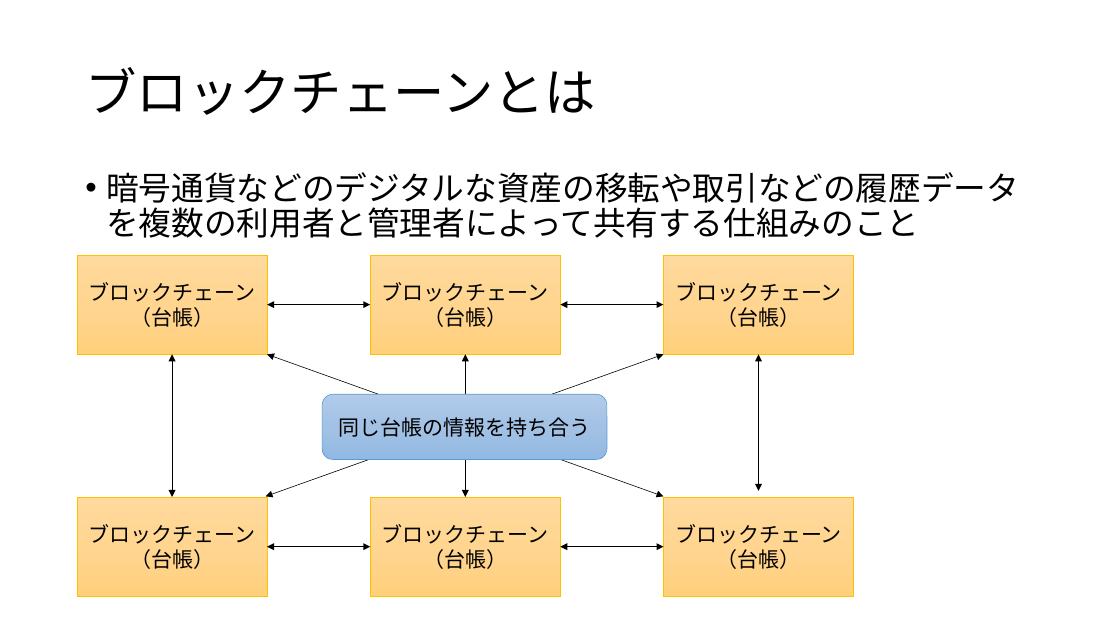
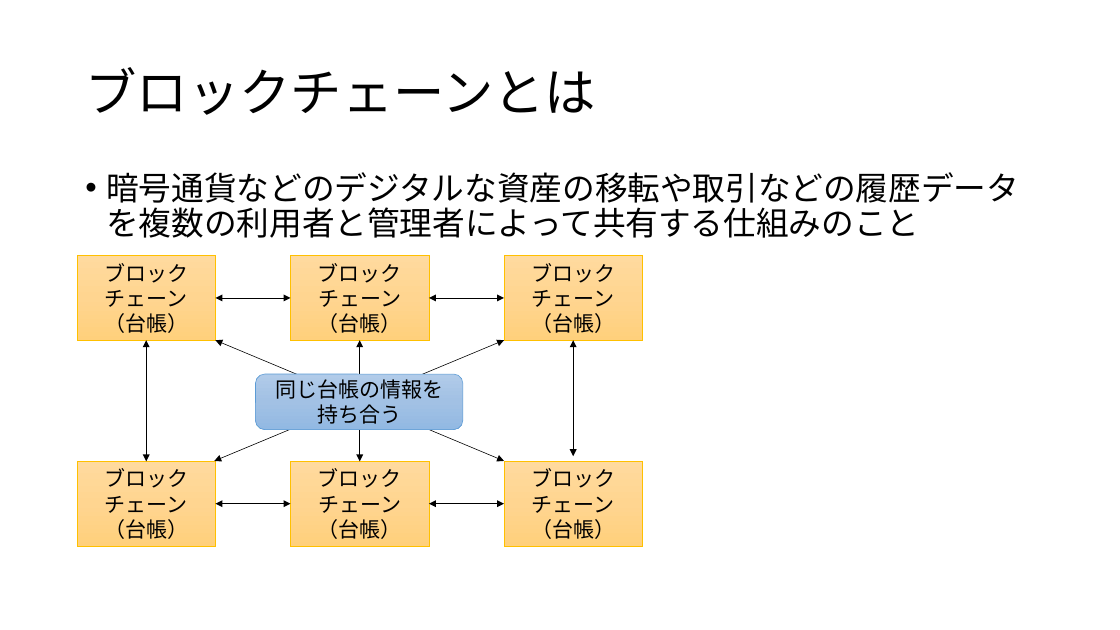
Before and after one commit to HYuta730/study, a slide deck: slide 4 of 発表資料_218K6078_檜山祐太.pptx. Drawn at 1120x630 pixels with LibreOffice and Linux fonts; fonts in the diff are those of the drawing. Boxes give left, top, right and bottom in pixels: in the first picture for what was removed or moved away, otherwise in the second. Text is boxed around its words. In the diff, an @@ line names an element or a change of style, - is before the commit and + after.

```diff
--- a/発表資料_218K6078_檜山祐太.pptx
+++ b/発表資料_218K6078_檜山祐太.pptx
@@ rectangle "ブロックチェーン（台帳）" resized from (x1=77, y1=255, x2=267, y2=354) to (x1=77, y1=255, x2=216, y2=340) @@
@@ rectangle "ブロックチェーン（台帳）" resized from (x1=371, y1=255, x2=560, y2=354) to (x1=291, y1=255, x2=429, y2=340) @@
@@ rectangle "ブロックチェーン（台帳）" resized from (x1=664, y1=255, x2=854, y2=354) to (x1=504, y1=255, x2=643, y2=340) @@
@@ double arrow moved from (371, 305) - (267, 305) to (291, 298) - (215, 298) @@
@@ double arrow moved from (664, 305) - (560, 305) to (504, 298) - (429, 298) @@
@@ double arrow moved from (172, 497) - (172, 355) to (146, 461) - (146, 340) @@
@@ double arrow moved from (664, 355) - (266, 497) to (504, 340) - (214, 461) @@
@@ double arrow moved from (664, 497) - (267, 355) to (504, 461) - (215, 340) @@
@@ double arrow moved from (465, 497) - (465, 355) to (360, 461) - (360, 340) @@
@@ double arrow moved from (759, 491) - (759, 355) to (573, 456) - (573, 340) @@
@@ rounded rectangle "同じ台帳の情報を持ち合う" resized from (x1=322, y1=394, x2=607, y2=460) to (x1=255, y1=374, x2=463, y2=429) @@
@@ rectangle "ブロックチェーン（台帳）" resized from (x1=77, y1=497, x2=267, y2=597) to (x1=77, y1=461, x2=216, y2=546) @@
@@ rectangle "ブロックチェーン（台帳）" resized from (x1=371, y1=497, x2=560, y2=597) to (x1=291, y1=461, x2=429, y2=546) @@
@@ rectangle "ブロックチェーン（台帳）" resized from (x1=664, y1=497, x2=854, y2=597) to (x1=504, y1=461, x2=643, y2=546) @@
@@ double arrow moved from (371, 547) - (267, 547) to (291, 504) - (215, 504) @@
@@ double arrow moved from (664, 547) - (560, 547) to (504, 504) - (429, 504) @@
```
Also in this commit, not shown: 8 other slides changed.
